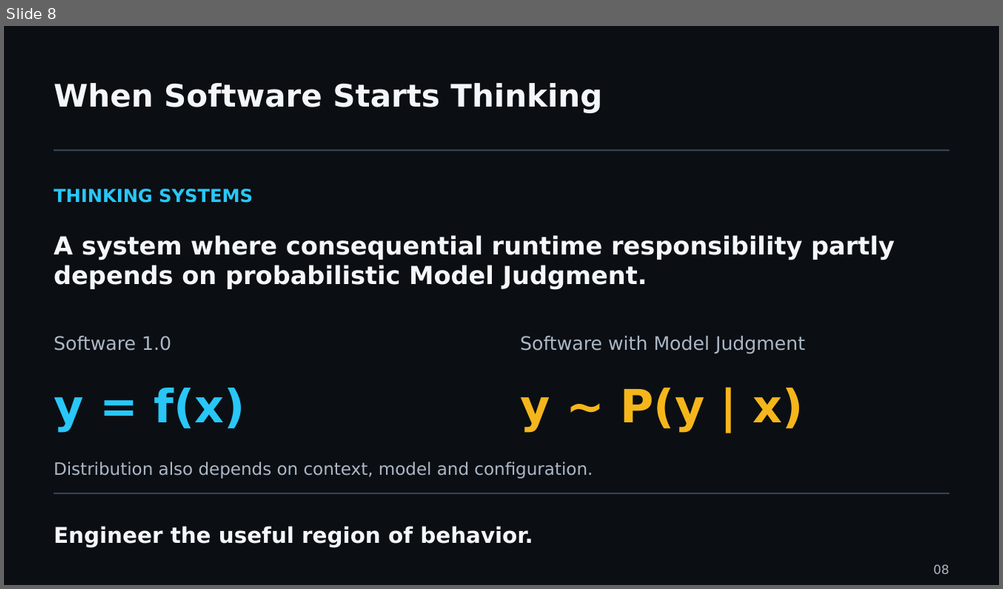
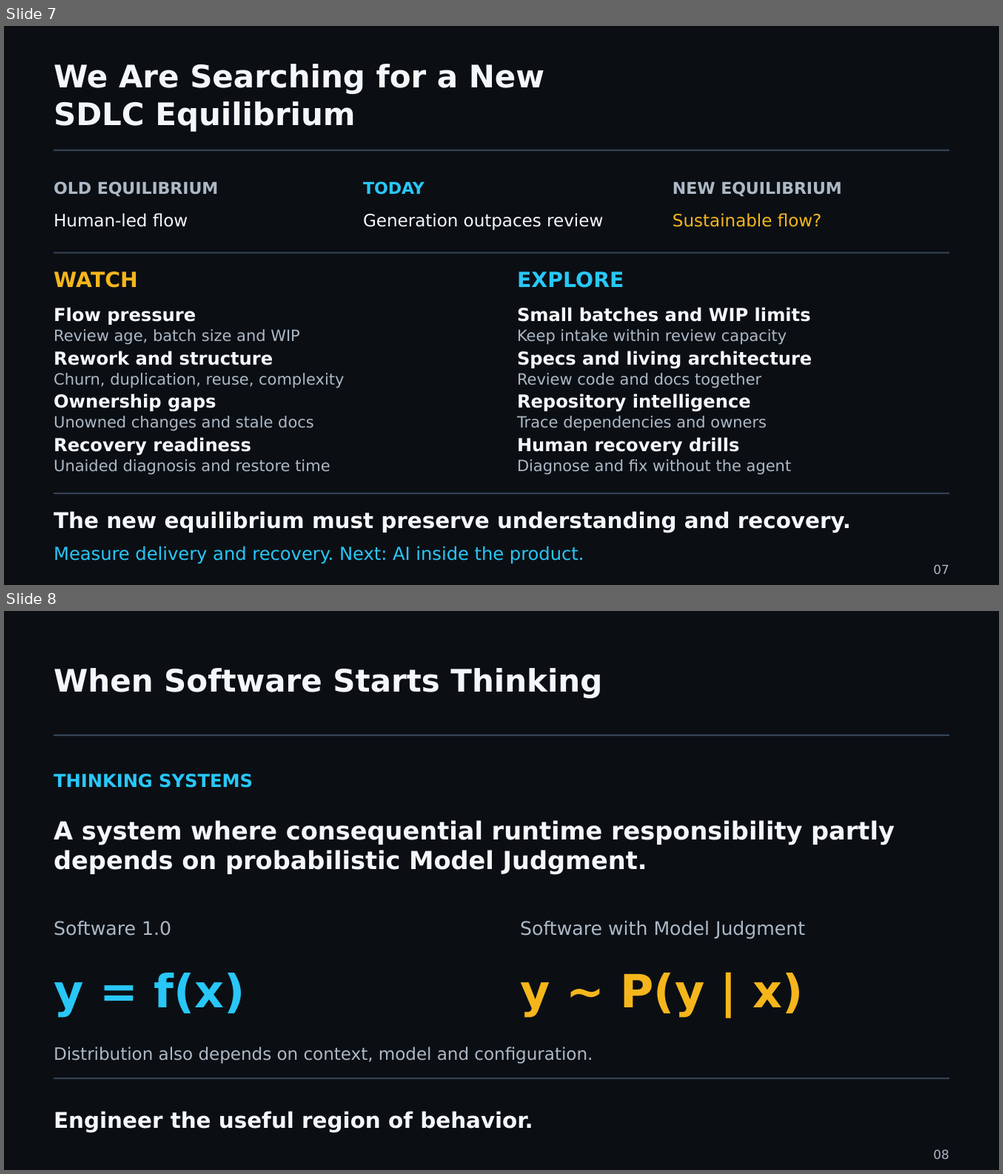
Before and after one commit to UncertaintyArchitectureGroup/uncertainty-architecture, a slide deck: assets/presentations/pmday-2026/ai-changes-both-sides.pptx. Shown one above the other, each under a label of ours: slide 8 before the commit, slides 7 and 8 after it. The pictures are 1003x589 and 1003x1174 pixels, drawn with LibreOffice and Linux fonts; fonts in the diff are those of the drawing. Boxes give left, top, right and bottom in pixels: in the first picture for what was removed or moved away, otherwise in the second. Text is boxed around its words. In the diff, an @@ line names an element or a change of style, - is before the commit and + after.

Commit message:
Refine PMDay slides 3–7 and finish unpublished evidence retention
Resume the reviewed local slides 1–4 and complete the maintainer's last corrections: arrow-free SDLC, four GitClear signals, smooth illustrative comprehension curve, human recovery path, and Watch / Explore on slide 7.

Includes unpublished work from local snapshots 9ee755c and 4b00d22, with the full DORA report preserved losslessly. Markdown, native PPTX and provenance remain paired.

```diff
--- a/assets/presentations/pmday-2026/ai-changes-both-sides.pptx
+++ b/assets/presentations/pmday-2026/ai-changes-both-sides.pptx
@@ slide 7 added at (x1=4, y1=26, x2=999, y2=585), background #0B0F14 @@
@@ text added at (x1=54, y1=64, x2=544, y2=132), 30 pt, text #F4F7FA, bold @@
+We Are Searching for a New
+SDLC Equilibrium
@@ line added from (54, 150) to (949, 150), #344454 1.5 pt @@
@@ text added at (x1=54, y1=181, x2=219, y2=197), 15.8 pt, text #ADB8C5, bold @@
+OLD EQUILIBRIUM
@@ text added at (x1=363, y1=181, x2=424, y2=195), 15.8 pt, text #28C7F7, bold @@
+TODAY
@@ text added at (x1=672, y1=181, x2=842, y2=197), 15.8 pt, text #ADB8C5, bold @@
+NEW EQUILIBRIUM
@@ text added at (x1=54, y1=213, x2=188, y2=227), 16.5 pt, text #F4F7FA @@
+Human-led flow
@@ text added at (x1=363, y1=213, x2=603, y2=230), 16.5 pt, text #F4F7FA @@
+Generation outpaces review
@@ text added at (x1=672, y1=213, x2=822, y2=227), 16.5 pt, text #F5B61C @@
+Sustainable flow?
@@ line added from (54, 253) to (949, 253), #344454 1.5 pt @@
@@ text added at (x1=54, y1=272, x2=138, y2=288), 20.2 pt, text #F5B61C, bold @@
+WATCH
@@ text added at (x1=517, y1=272, x2=623, y2=288), 20.2 pt, text #28C7F7, bold @@
+EXPLORE
@@ text added at (x1=54, y1=307, x2=196, y2=325), 17.2 pt, text #F4F7FA, bold @@
+Flow pressure
@@ text added at (x1=517, y1=307, x2=811, y2=322), 17.2 pt, text #F4F7FA, bold @@
+Small batches and WIP limits
@@ text added at (x1=54, y1=329, x2=300, y2=345), 15 pt, text #ADB8C5 @@
+Review age, batch size and WIP
@@ text added at (x1=517, y1=329, x2=787, y2=345), 15 pt, text #ADB8C5 @@
+Keep intake within review capacity
@@ text added at (x1=54, y1=351, x2=273, y2=366), 17.2 pt, text #F4F7FA, bold @@
+Rework and structure
@@ text added at (x1=517, y1=351, x2=811, y2=369), 17.2 pt, text #F4F7FA, bold @@
+Specs and living architecture
@@ text added at (x1=54, y1=373, x2=344, y2=389), 15 pt, text #ADB8C5 @@
+Churn, duplication, reuse, complexity
@@ text added at (x1=517, y1=373, x2=761, y2=389), 15 pt, text #ADB8C5 @@
+Review code and docs together
@@ text added at (x1=54, y1=394, x2=216, y2=412), 17.2 pt, text #F4F7FA, bold @@
+Ownership gaps
@@ text added at (x1=517, y1=394, x2=751, y2=412), 17.2 pt, text #F4F7FA, bold @@
+Repository intelligence
@@ text added at (x1=54, y1=416, x2=314, y2=432), 15 pt, text #ADB8C5 @@
+Unowned changes and stale docs
@@ text added at (x1=517, y1=416, x2=766, y2=432), 15 pt, text #ADB8C5 @@
+Trace dependencies and owners
@@ text added at (x1=54, y1=437, x2=251, y2=456), 17.2 pt, text #F4F7FA, bold @@
+Recovery readiness
@@ text added at (x1=517, y1=437, x2=739, y2=456), 17.2 pt, text #F4F7FA, bold @@
+Human recovery drills
@@ text added at (x1=54, y1=460, x2=330, y2=475), 15 pt, text #ADB8C5 @@
+Unaided diagnosis and restore time
@@ text added at (x1=517, y1=460, x2=791, y2=475), 15 pt, text #ADB8C5 @@
+Diagnose and fix without the agent
@@ text added at (x1=54, y1=511, x2=851, y2=533), 21 pt, text #F4F7FA, bold @@
+The new equilibrium must preserve understanding and recovery.
@@ line added from (54, 494) to (949, 494), #344454 1.5 pt @@
@@ text added at (x1=54, y1=546, x2=584, y2=564), 17.2 pt, text #28C7F7 @@
+Measure delivery and recovery. Next: AI inside the product.
@@ text added at (x1=933, y1=565, x2=948, y2=574), 12 pt, text #ADB8C5 @@
+07
```
Also in this commit, not shown: 5 slides changed, 1 other slide added, 2 slides removed, 19 other files.
